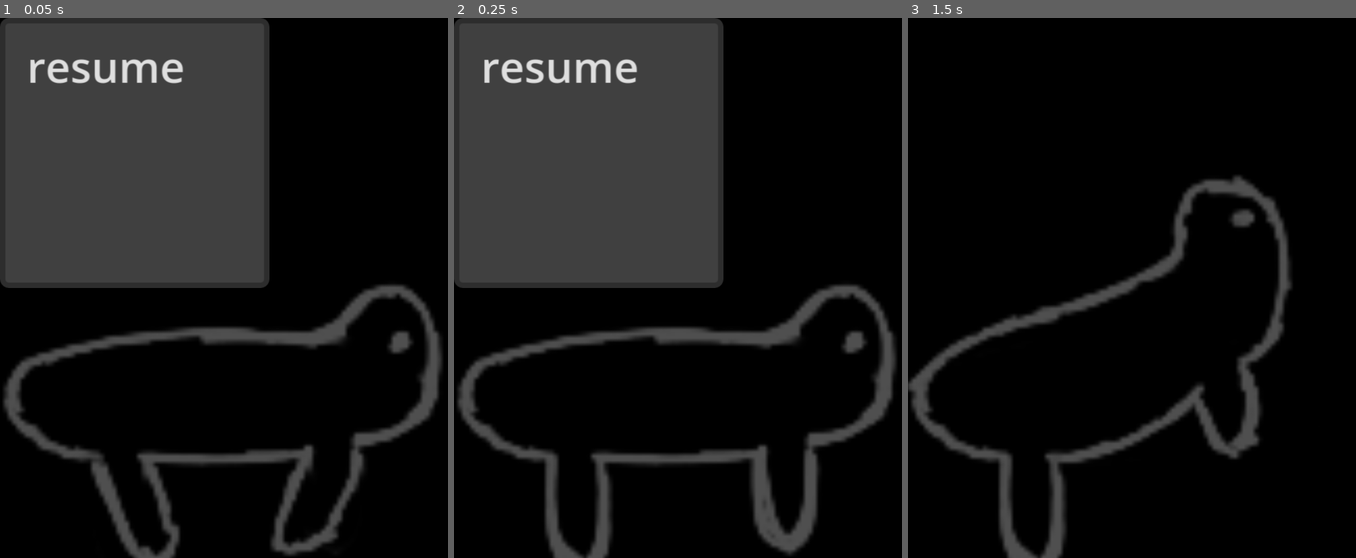
Above: before the commit, frames 1-3 (left to right).
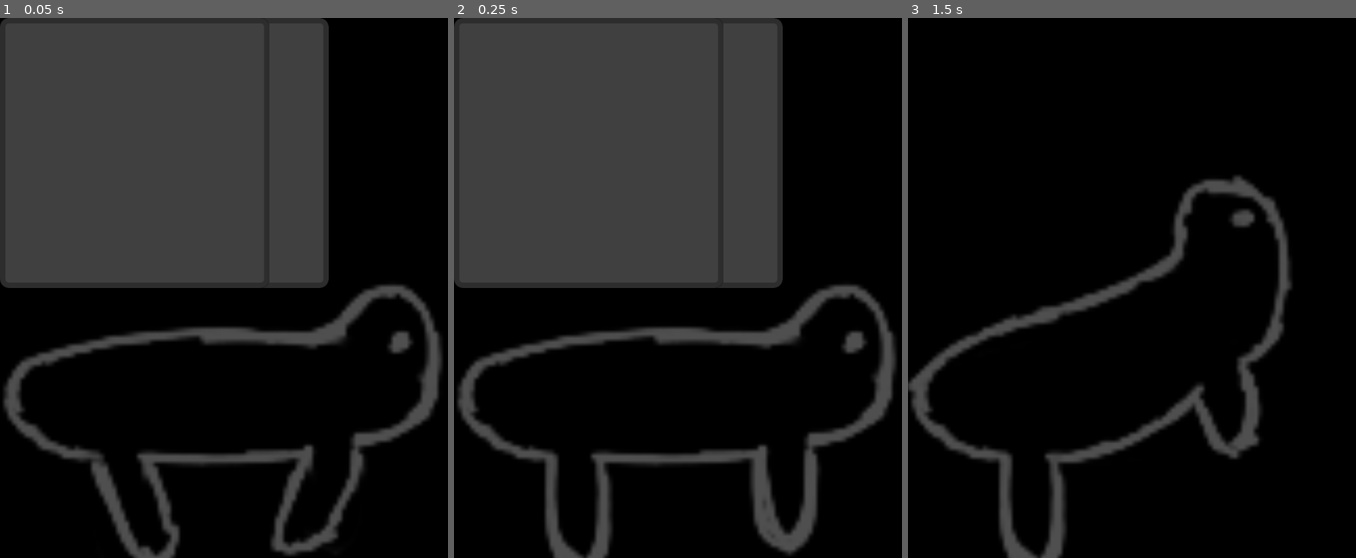
Above: after the commit, the same moments.

Repository: fabianternis/my-screen-pet
Game: Godot game, scene res://main.tscn
The game is run twice, just before and just after one commit, with the same random seed, the same clock (stepped at 60 frames per second) and the same inputs.
Inputs (mouse positions are in pixels of both pictures, inside the frame that each line leads up to):
- Up to frame 1 (0.05 s): no input
- Up to frame 2 (0.25 s): no input
- Up to frame 3 (1.5 s): tap Enter at 0.5 s; drag from (1172, 406) to (1230, 169) at 0.52 s; tap Space at 1.25 s; drag from (1069, 315) to (1172, 406) at 1.27 s

The runs differ from the first frame. In frame 1, 7.4% of the frame differs, in the area x 6-74%, y 0-50%; in frame 2, 7.4%; in frame 3, nothing differs.

Commit message:
simplify: Change the "pause"/"resume" to a simple "(un) pause"-item (less code to maintain)

Diff:
--- a/main.gd
+++ b/main.gd
@@ -109,7 +109,7 @@
 @onready var sprite = $AnimatedSprite2D
 @onready var area = $Area2D
 @onready var popup = $PopupMenu
-@onready var popup_paused = $PausedMenu
+#@onready var popup_paused = $PausedMenu
 
 
 func _ready():
@@ -118,14 +118,14 @@
 	current_primary_animation = 'walk'
 	sprite.play(current_primary_animation)
 	#popup.add_item('hi', 0)
-	popup.add_item('pause', 0)
+	popup.add_item('(un) pause', 0)
 	#popup_paused.add_item('un pause', 0)
 	#popup_paused.add_item('continue', 0)
-	popup_paused.add_item('resume', 0)
+	#popup_paused.add_item('resume', 0)
 
 	area.input_event.connect(_on_area_input)
 	popup.id_pressed.connect(_on_item_press)
-	popup_paused.id_pressed.connect(_on_pause_item_press)
+	#popup_paused.id_pressed.connect(_on_pause_item_press)
 
 
 func _on_area_input(_viewport, event, _shape_idx):
@@ -141,12 +141,14 @@
 			sprite.play(current_primary_animation)
 	elif event is InputEventMouseButton and event.button_index == MOUSE_BUTTON_RIGHT:
 		if event.pressed:
-			if is_paused:
-				menu = 'pause'
-				popup_paused.popup_on_parent(Rect2i(Vector2i(event.position), Vector2i.ZERO))
-			else:
-				menu = 'default'
-				popup.popup_on_parent(Rect2i(Vector2i(event.position), Vector2i.ZERO))
+			#if is_paused:
+				#menu = 'pause'
+			#	popup.add_item('resume', 0)
+			#	popup.popup_on_parent(Rect2i(Vector2i(event.position), Vector2i.ZERO))
+			#else:
+				#menu = 'default'
+			#	popup.add_item('pause', 0)
+			popup.popup_on_parent(Rect2i(Vector2i(event.position), Vector2i.ZERO))
 
 
 #func _on_item_press(id, menu = 'default'):
@@ -154,14 +156,14 @@
 	#if menu == 'default':
 	if id == 0:
 	#	print('Hello World!')
-		is_paused = true
-		current_primary_animation = 'pause'
-		sprite.play(current_primary_animation)
-func _on_pause_item_press(id):
-	#elif menu == 'pause':
-	if id == 0:
-		is_paused = false
-		current_primary_animation = 'walk'
-		sprite.play(current_primary_animation)
+		if is_paused:
+			is_paused = false
+			current_primary_animation = 'walk'
+			sprite.play(current_primary_animation)
+		else:
+			is_paused = true
+			current_primary_animation = 'pause'
+			sprite.play(current_primary_animation)
+
 
 #"""
